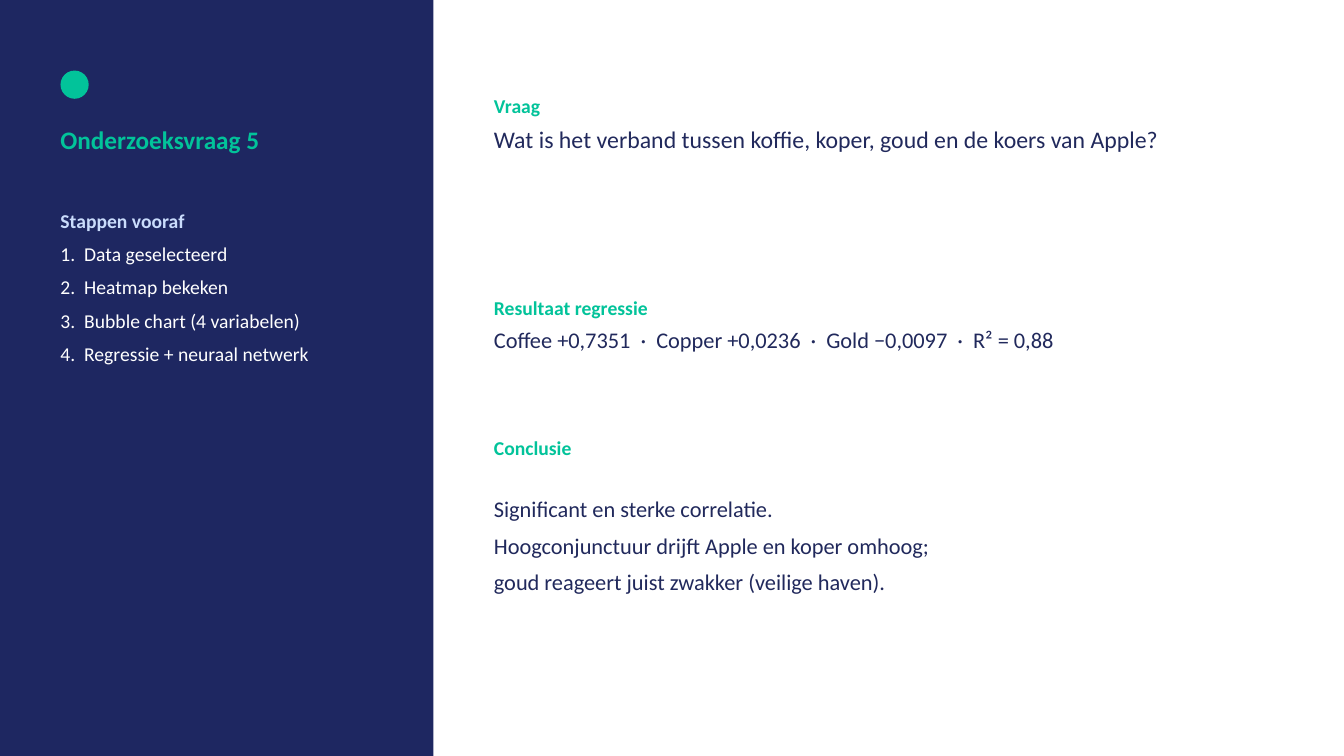
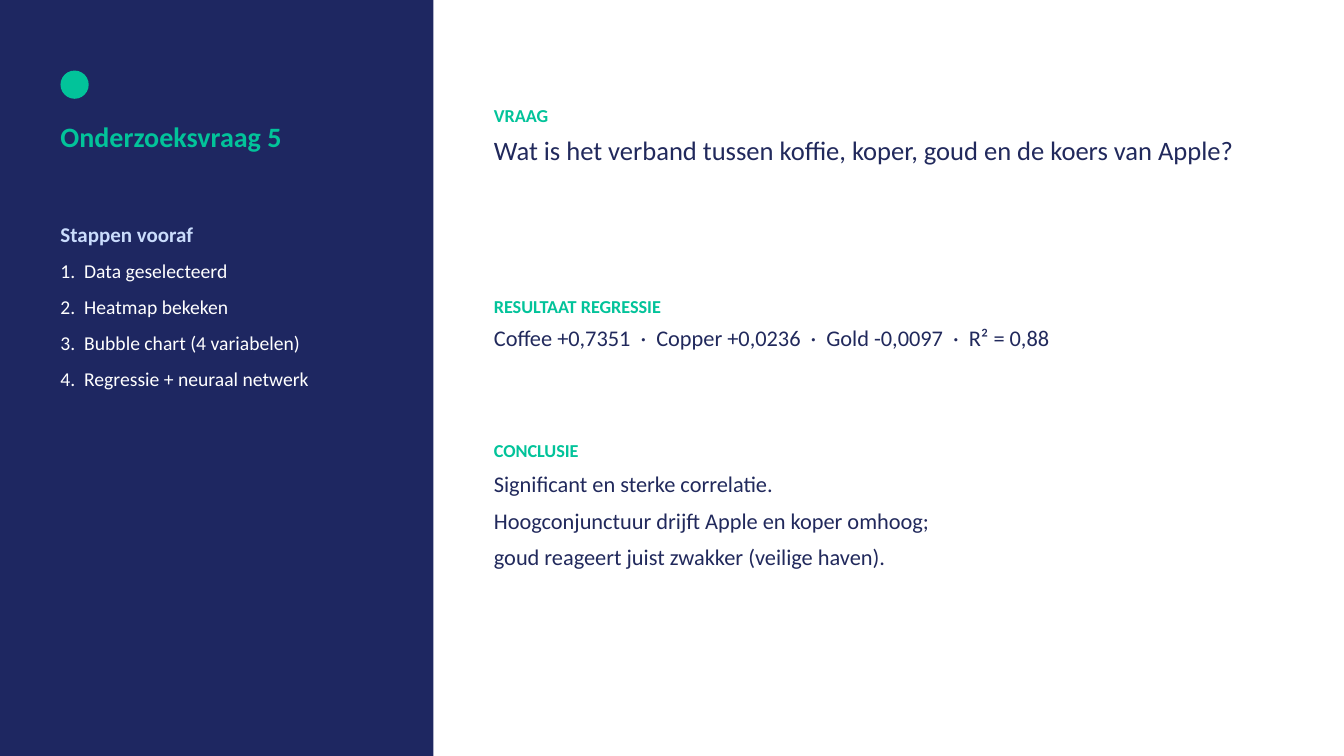
Before and after one commit to michaelraykuster-spec/Werkplaats-2-opdracht-Groep-3, a slide deck: slide 7 of Werkplaats2_Groep3_Eindpresentatie.pptx. Drawn at 1344x756 pixels with LibreOffice and Linux fonts; fonts in the diff are those of the drawing. Boxes give left, top, right and bottom in pixels: in the first picture for what was removed or moved away, otherwise in the second. Text is boxed around its words. In the diff, an @@ line names an element or a change of style, - is before the commit and + after.

```diff
--- a/Werkplaats2_Groep3_Eindpresentatie.pptx
+++ b/Werkplaats2_Groep3_Eindpresentatie.pptx
@@ text "Onderzoeksvraag 5" at [60, 127, 281, 152]: size 18 to 20 pt @@
@@ text at [494, 110, 548, 122]: text changed; size 14 to 13 pt @@
-Vraag
+VRAAG
@@ text "VRAAG": place and size @@
-text "VRAAG" at [494, 100, 1158, 152]
+text "VRAAG" at [494, 110, 1233, 165]
@@ text at [494, 141, 1233, 165]: size 17 to 19 pt @@
@@ text "Stappen vooraf": place and size @@
-text "Stappen vooraf" at [60, 214, 309, 365]
+text "Stappen vooraf" at [60, 227, 309, 390]
@@ text "Stappen vooraf" at [60, 227, 309, 390]: size 14 to 15 pt in "Stappen vooraf"; line spacing 1.3 to 1.4 @@
@@ text at [494, 301, 1050, 350]: text changed @@
-Resultaat regressie
-Coffee +0,7351 · Copper +0,0236 · Gold −0,0097 · R² = 0,88
+RESULTAAT REGRESSIE
+Coffee +0,7351 · Copper +0,0236 · Gold -0,0097 · R² = 0,88
@@ text at [494, 445, 579, 457]: paragraph added @@
+CONCLUSIE
@@ text "CONCLUSIE": place and size @@
-text "CONCLUSIE" at [494, 501, 928, 594]
+text "CONCLUSIE" at [494, 445, 928, 569]
@@ text removed at [494, 441, 572, 455] @@
-Conclusie
```
Also in this commit, not shown: 8 other slides changed.
